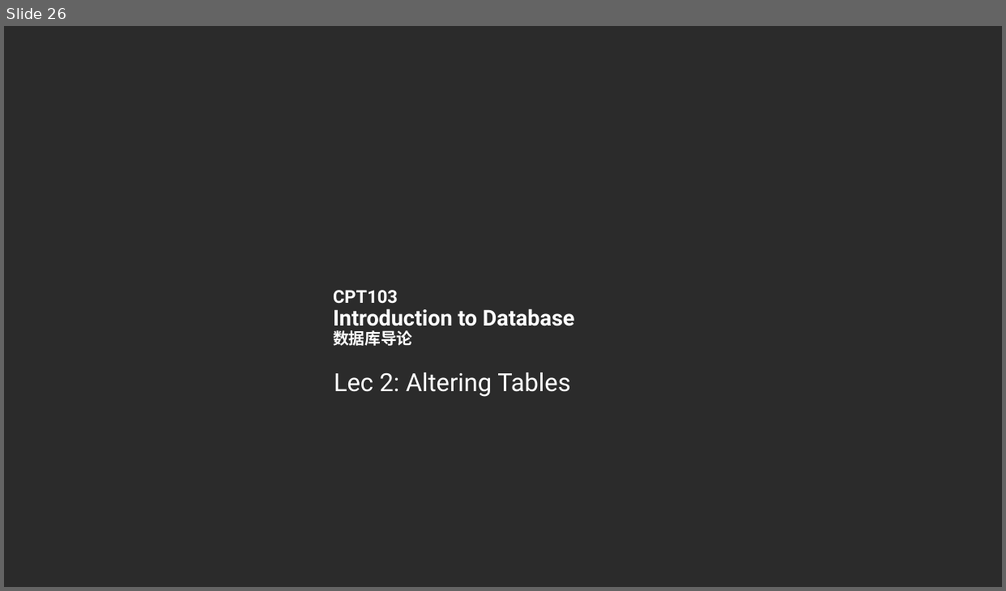
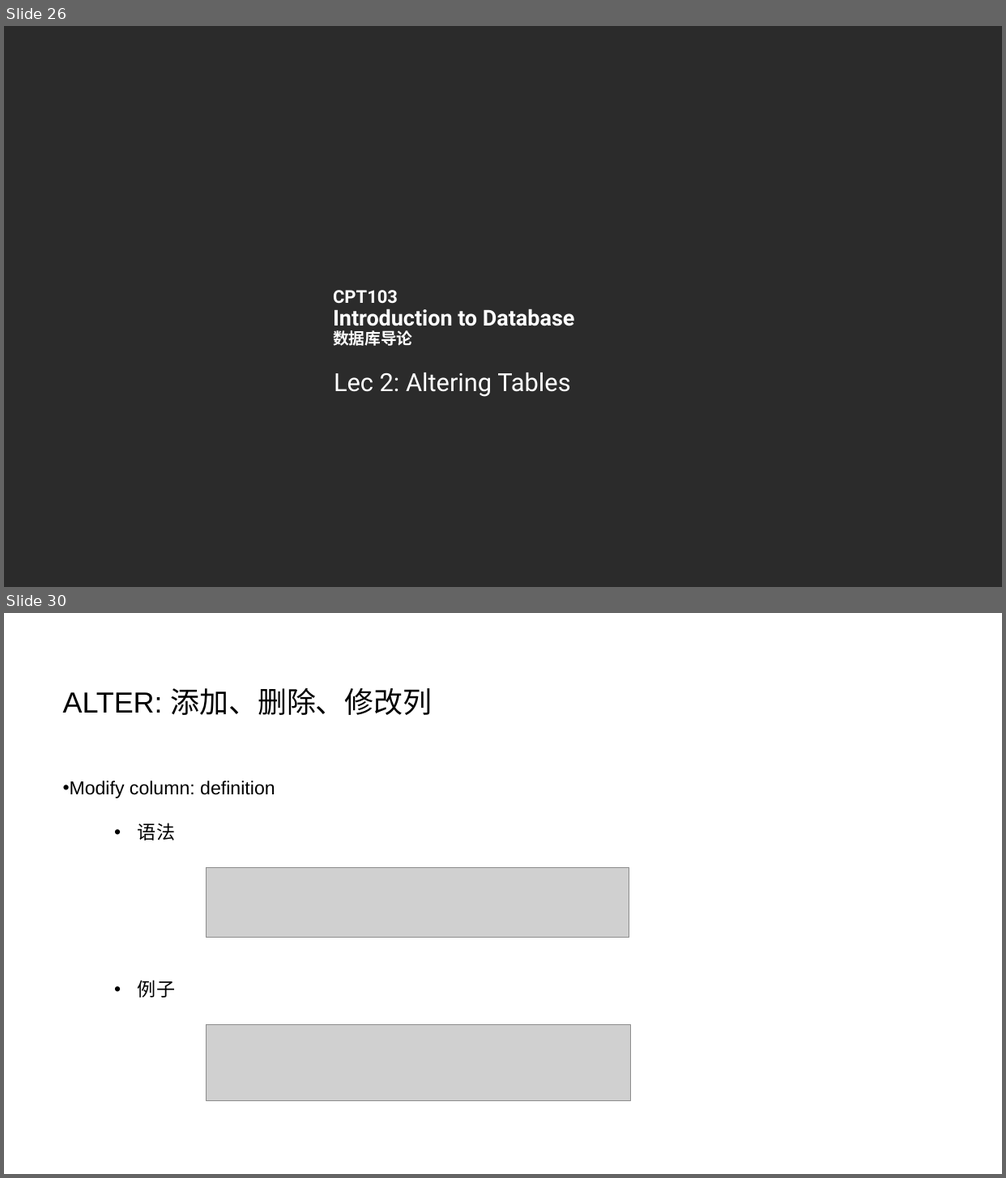
Before and after one commit to FawcettSimiyu/CPT103-Files, a slide deck: Presentation/Lec3/CPT103_Lec3.pptx. Shown one above the other, each under a label of ours: slide 26 before the commit, slides 26 and 30 after it; the slides between them are not shown. The pictures are 1006x591 and 1006x1178 pixels, drawn with LibreOffice and Linux fonts; fonts in the diff are those of the drawing; grey boxes stand for pictures; background and template pictures are left out; a plain dark background stands for a picture behind light text. Boxes give left, top, right and bottom in pixels: in the first picture for what was removed or moved away, otherwise in the second. Text is boxed around its words. In the diff, an @@ line names an element or a change of style, - is before the commit and + after.

```diff
--- a/Presentation/Lec3/CPT103_Lec3.pptx
+++ b/Presentation/Lec3/CPT103_Lec3.pptx
@@ slide 30 added at [4,613,1002,1174], background #FFFFFF @@
@@ text added at [63,688,432,715], 28 pt, text #000000 @@
+ALTER: 添加、删除、修改列
@@ text added at [63,781,275,998], 18 pt, text #000000 @@
+  • Modify column: definition
+    • 语法
+    • 例子
@@ picture added at [206,867,629,937] @@
@@ picture added at [206,1025,631,1101] @@
```
Also in this commit, not shown: 3 other slides added, 3 other files.
